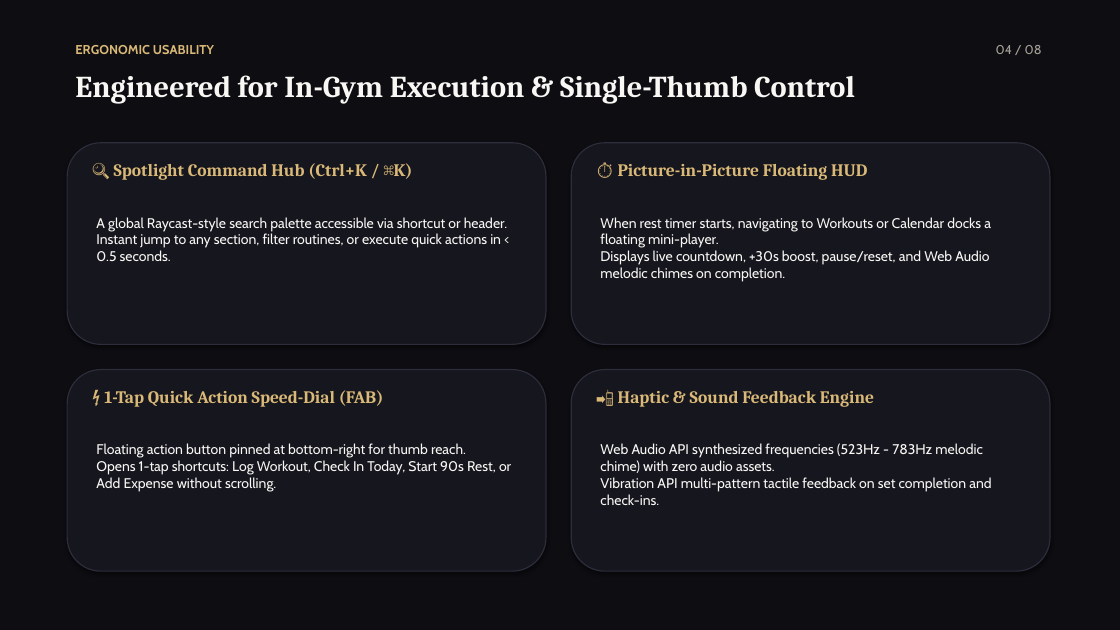
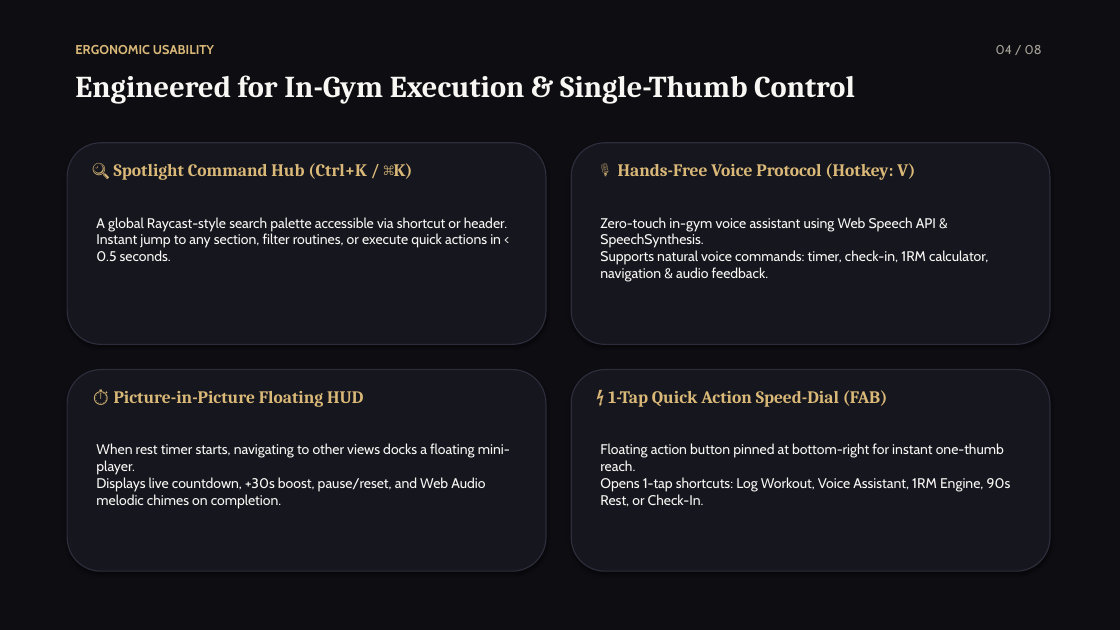
Before and after one commit to rahasinkabir-ai/gym-tracker, a slide deck: slide 4 of IronPulse_Innovesta_2026.pptx. Drawn at 1120x630 pixels with LibreOffice and Linux fonts; fonts in the diff are those of the drawing. Boxes give left, top, right and bottom in pixels: in the first picture for what was removed or moved away, otherwise in the second. Text is boxed around its words. In the diff, an @@ line names an element or a change of style, - is before the commit and + after.

Commit message:
feat: add voice assistant protocol, 1rm overload engine, muscular anatomy heatmap, and circadian readiness protocol

```diff
--- a/IronPulse_Innovesta_2026.pptx
+++ b/IronPulse_Innovesta_2026.pptx
@@ text at (618,163,915,180): text changed @@
-⏱️ Picture-in-Picture Floating HUD
+🎙️ Hands-Free Voice Protocol (Hotkey: V)
@@ text at (600,217,988,282): text changed @@
-When rest timer starts, navigating to Workouts or Calendar docks a floating mini-player.
-Displays live countdown, +30s boost, pause/reset, and Web Audio melodic chimes on completion.
+Zero-touch in-gym voice assistant using Web Speech API & SpeechSynthesis.
+Supports natural voice commands: timer, check-in, 1RM calculator, navigation & audio feedback.
@@ text at (114,391,363,407): text changed @@
-⚡ 1-Tap Quick Action Speed-Dial (FAB)
+⏱️ Picture-in-Picture Floating HUD
@@ text at (608,390,888,407): text changed @@
-📲 Haptic & Sound Feedback Engine
+⚡ 1-Tap Quick Action Speed-Dial (FAB)
@@ text at (96,443,510,509): text changed @@
-Floating action button pinned at bottom-right for thumb reach.
-Opens 1-tap shortcuts: Log Workout, Check In Today, Start 90s Rest, or Add Expense without scrolling.
+When rest timer starts, navigating to other views docks a floating mini-player.
+Displays live countdown, +30s boost, pause/reset, and Web Audio melodic chimes on completion.
@@ text at (600,443,1011,506): text changed @@
-Web Audio API synthesized frequencies (523Hz - 783Hz melodic chime) with zero audio assets.
-Vibration API multi-pattern tactile feedback on set completion and check-ins.
+Floating action button pinned at bottom-right for instant one-thumb reach.
+Opens 1-tap shortcuts: Log Workout, Voice Assistant, 1RM Engine, 90s Rest, or Check-In.
```
Also in this commit, not shown: 2 other slides changed, 10 other files.
